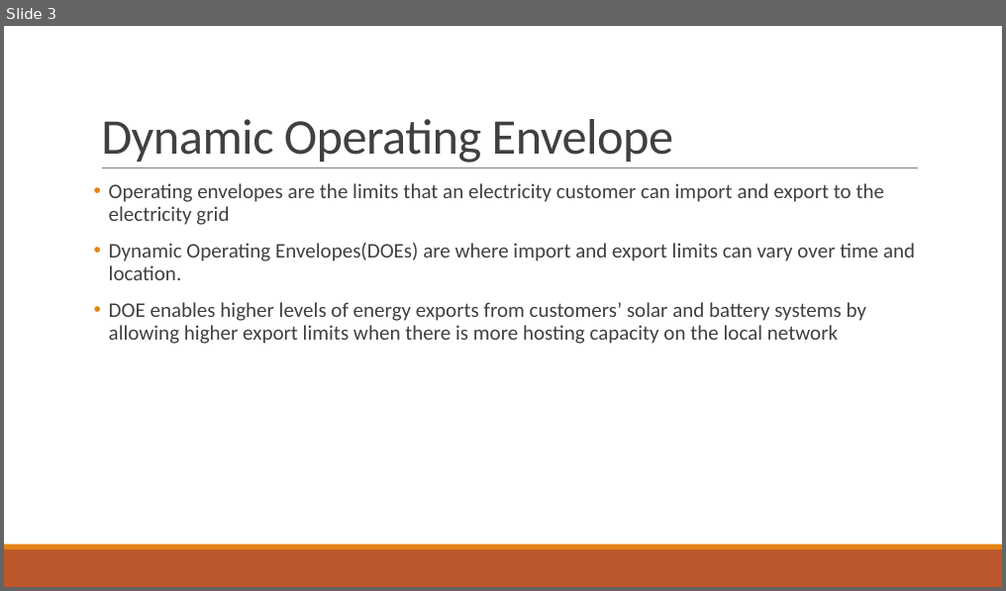
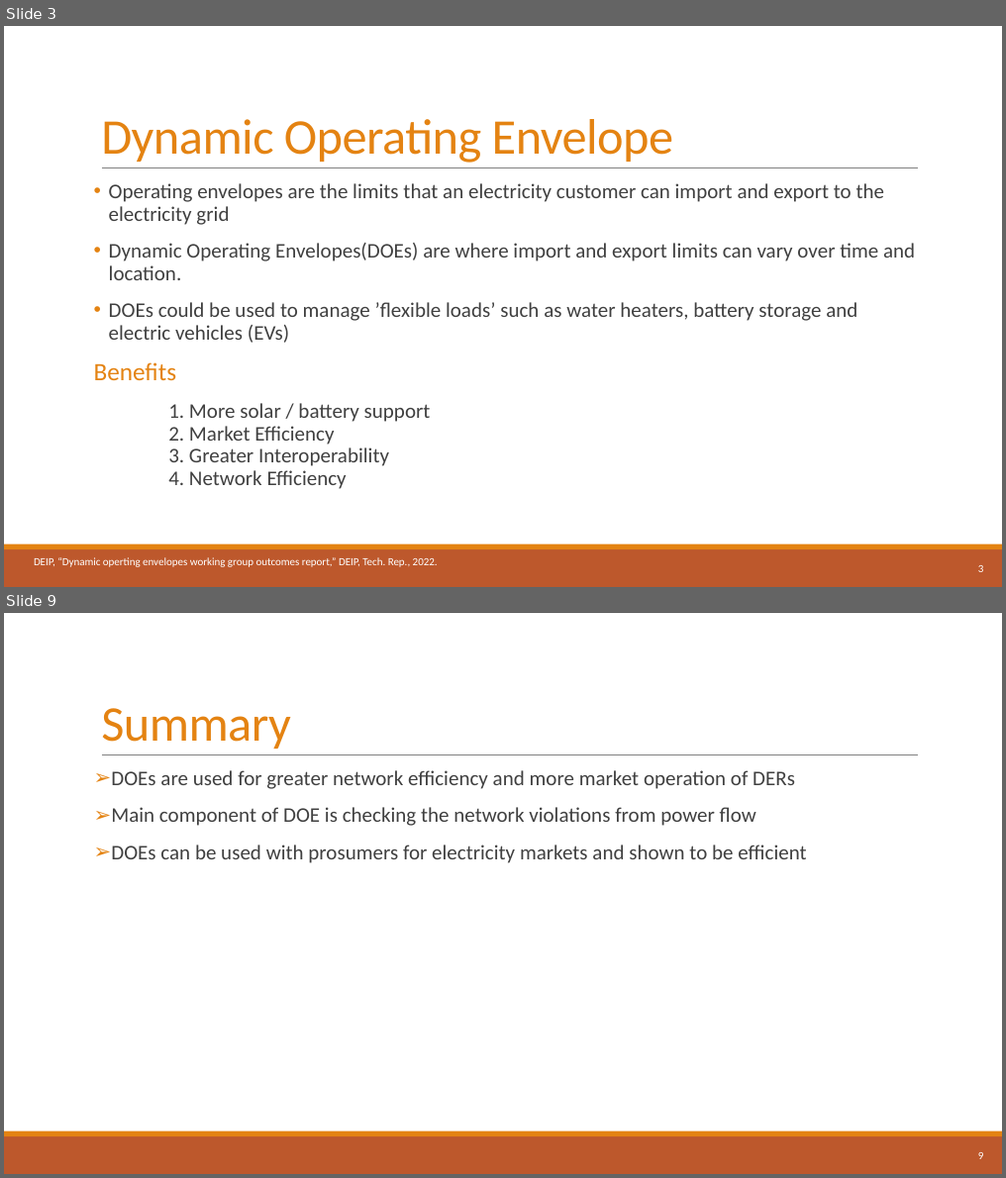
Before and after one commit to athuljosep/Power_System_Analysis, a slide deck: Seminar/Dynamic Operating Envelope.pptx. Shown one above the other, each under a label of ours: slide 3 before the commit, slides 3 and 9 after it; the slides between them are not shown. The pictures are 1006x591 and 1006x1178 pixels, drawn with LibreOffice and Linux fonts; fonts in the diff are those of the drawing. Boxes give left, top, right and bottom in pixels: in the first picture for what was removed or moved away, otherwise in the second. Text is boxed around its words. In the diff, an @@ line names an element or a change of style, - is before the commit and + after.

```diff
--- a/Seminar/Dynamic Operating Envelope.pptx
+++ b/Seminar/Dynamic Operating Envelope.pptx
@@ slide 9 added at [4, 613, 1002, 1174], background #FFFFFF; not listed: 3 template elements that a slide beside it also shows @@
@@ title added at [101, 708, 291, 749], 48 pt, text #E48312 @@
+Summary
@@ text added at [111, 770, 806, 863], 20 pt, text #404040 @@
+➢ DOEs are used for greater network efficiency and more market operation of DERs
+➢ Main component of DOE is checking the network violations from power flow
+➢ DOEs can be used with prosumers for electricity markets and shown to be efficient
@@ page number added at [978, 1153, 984, 1159], 10.5 pt, text #FFFFFF @@
+9
@@ slide 3 changed as well @@
@@ title "Dynamic Operating Envelope" at [101, 119, 674, 163]: text colour #404040 to #E48312 @@
@@ text at [94, 302, 857, 489]: text changed @@
-• DOE enables higher levels of energy exports from customers’ solar and battery systems by allowing higher export limits when there is more hosting capacity on the local network
+• DOEs could be used to manage ’flexible loads’ such as water heaters, battery storage and electric vehicles (EVs)
+Benefits
+1. More solar / battery support
+2. Market Efficiency
+3. Greater Interoperability
+4. Network Efficiency
@@ text added at [34, 558, 438, 568], 10.5 pt, text #FFFFFF @@
+DEIP, “Dynamic operting envelopes working group outcomes report,” DEIP, Tech. Rep., 2022.
@@ page number added at [978, 566, 984, 572], 10.5 pt, text #FFFFFF @@
+3
```
Also in this commit, not shown: 3 other slides changed, 4 other slides added, 2 slides removed.
